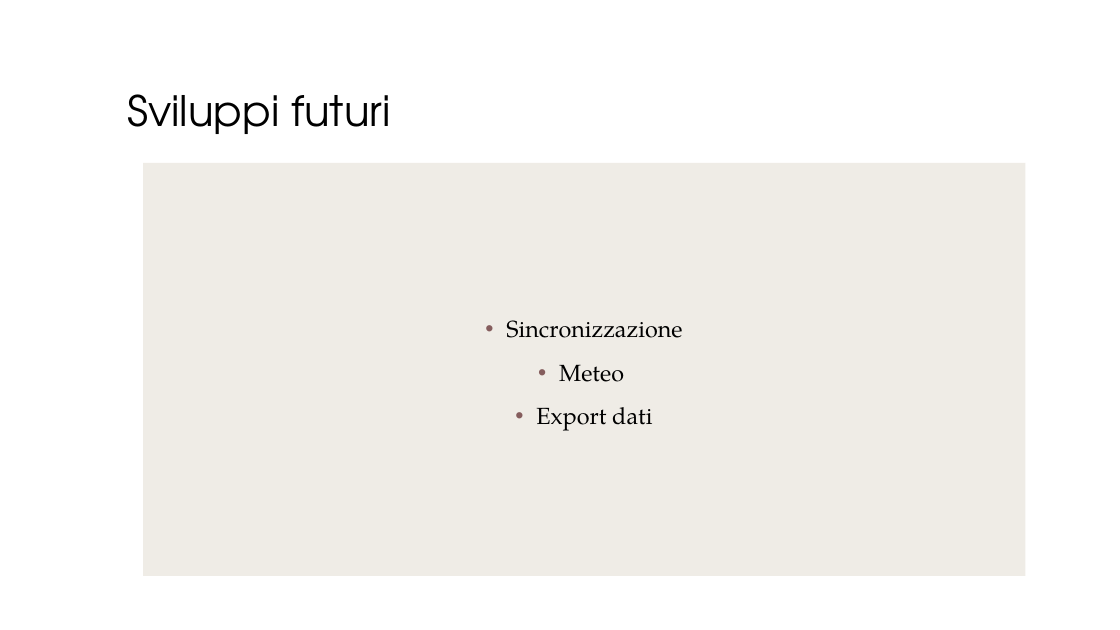
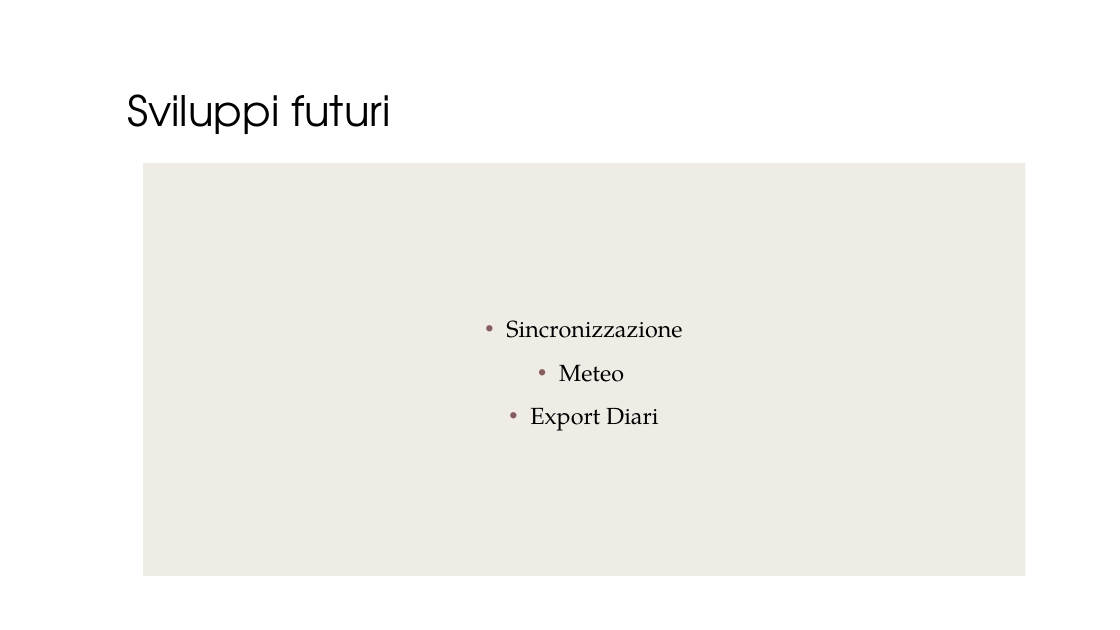
Before and after one commit to AlessandroAloise/GestioneApiario, a slide deck: slide 15 of Documenti/Presentazione_Gestione Apiario.pptx. Drawn at 1120x630 pixels with LibreOffice and Linux fonts; fonts in the diff are those of the drawing; background and template pictures are left out. Boxes give left, top, right and bottom in pixels: in the first picture for what was removed or moved away, otherwise in the second. Text is boxed around its words. In the diff, an @@ line names an element or a change of style, - is before the commit and + after.

```diff
--- a/Documenti/Presentazione_Gestione Apiario.pptx
+++ b/Documenti/Presentazione_Gestione Apiario.pptx
@@ text at (x1=530, y1=407, x2=658, y2=431): text changed @@
-• Export dati
+• Export Diari
```
Also in this commit, not shown: 3 other slides changed.
